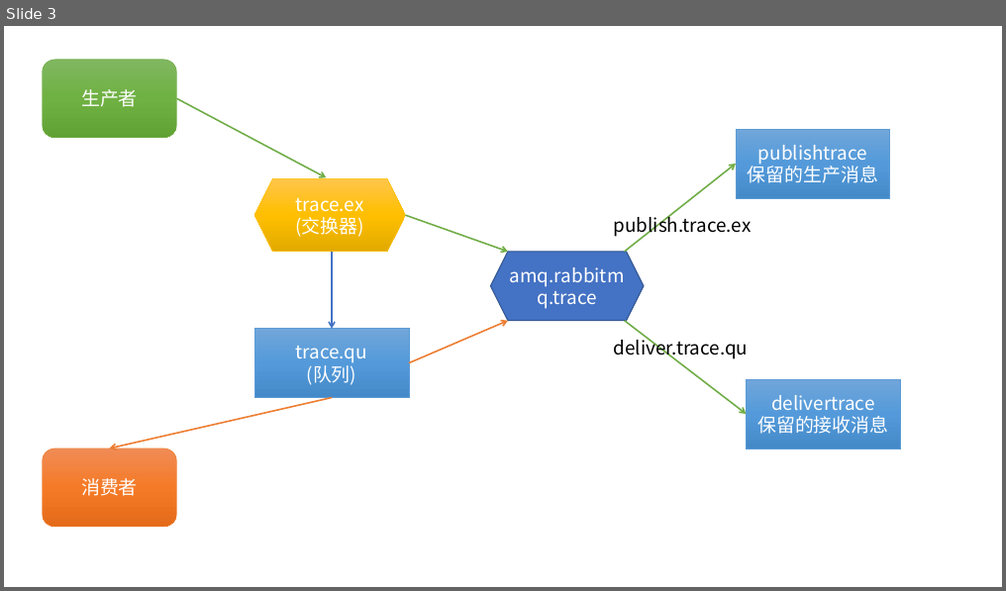
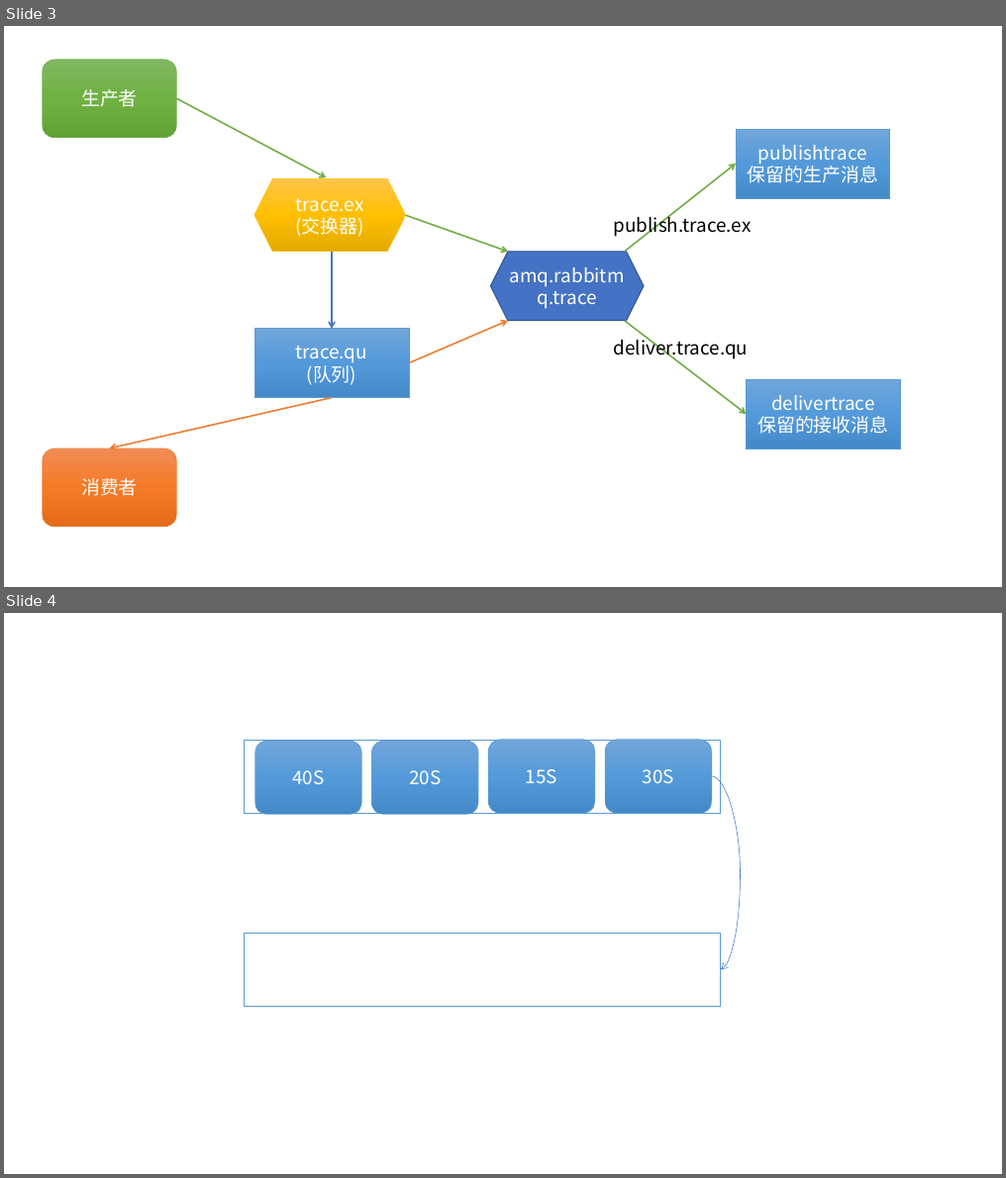
Before and after one commit to kkzfl22/learn-md, a slide deck: rabbitmq/RabbitMQ.pptx. Shown one above the other, each under a label of ours: slide 3 before the commit, slides 3 and 4 after it. The pictures are 1006x591 and 1006x1178 pixels, drawn with LibreOffice and Linux fonts; fonts in the diff are those of the drawing. Boxes give left, top, right and bottom in pixels: in the first picture for what was removed or moved away, otherwise in the second. Text is boxed around its words. In the diff, an @@ line names an element or a change of style, - is before the commit and + after.

```diff
--- a/rabbitmq/RabbitMQ.pptx
+++ b/rabbitmq/RabbitMQ.pptx
@@ slide 4 added at (4, 613, 1002, 1174), background #FFFFFF @@
@@ rectangle added at (245, 741, 721, 814), fill #FFFFFF, outline #5B9BD5 1 pt @@
@@ rounded rectangle added at (255, 741, 361, 814), fill gradient #71A6DB to #559BDB to #448ACA, outline #5B9BD5 0.5 pt, 18 pt, text #FFFFFF @@
+40S
@@ rounded rectangle added at (371, 741, 478, 814), fill gradient #71A6DB to #559BDB to #448ACA, outline #5B9BD5 0.5 pt, 18 pt, text #FFFFFF @@
+20S
@@ rounded rectangle added at (488, 740, 595, 813), fill gradient #71A6DB to #559BDB to #448ACA, outline #5B9BD5 0.5 pt, 18 pt, text #FFFFFF @@
+15S
@@ rounded rectangle added at (605, 740, 712, 813), fill gradient #71A6DB to #559BDB to #448ACA, outline #5B9BD5 0.5 pt, 18 pt, text #FFFFFF @@
+30S
@@ curved arrow added from (712, 776) to (721, 970), #4472C4 0.5 pt @@
@@ rectangle added at (245, 934, 721, 1006), fill #FFFFFF, outline #5B9BD5 1 pt @@
```
Also in this commit, not shown: 1 other slide added, 3 other files.
